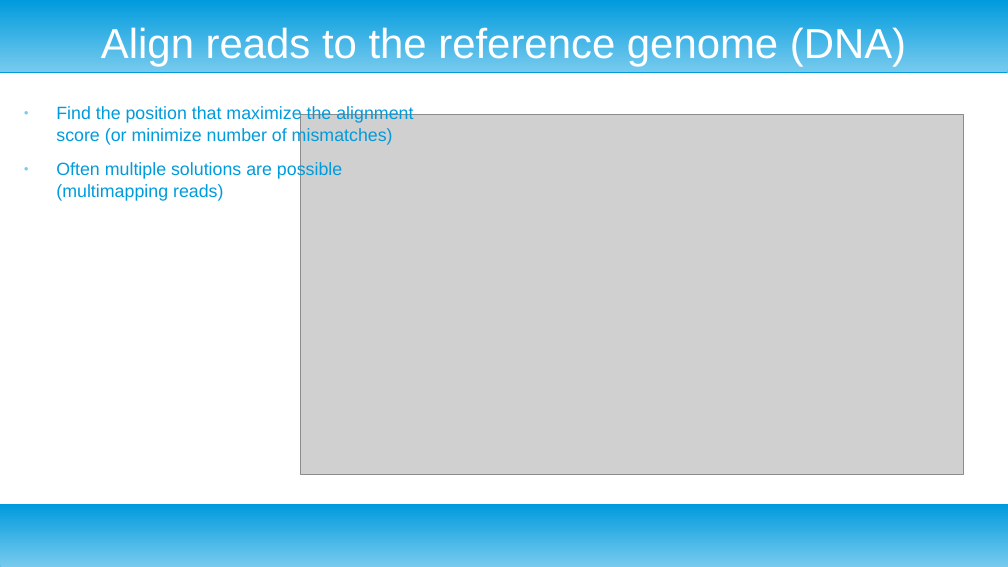
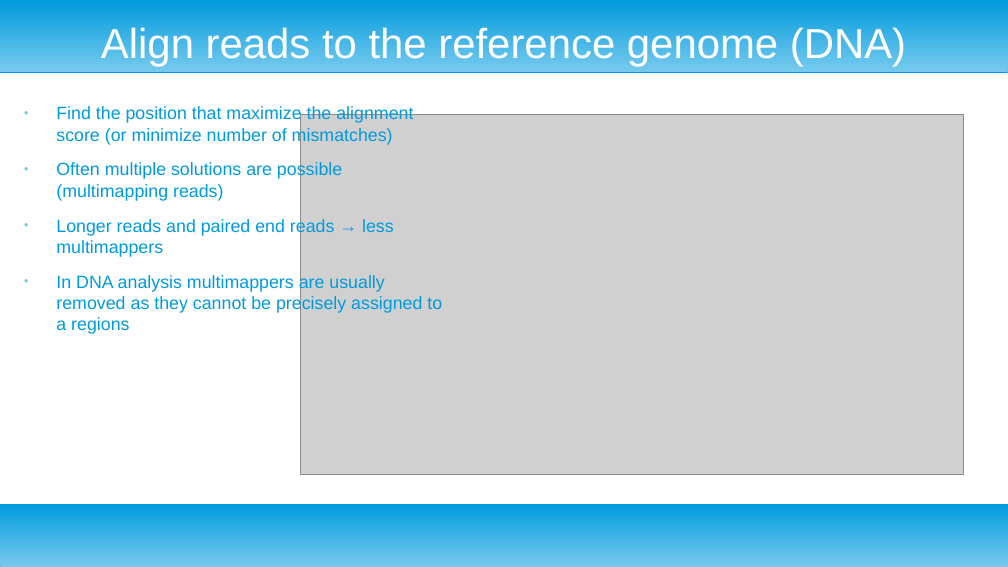
Before and after one commit to ngualand/Introduction_to_bioinformatics, a slide deck: slide 3 of Slides/Mapping files and common genomic arithmetics.odp. Drawn at 1008x567 pixels with LibreOffice and Linux fonts; fonts in the diff are those of the drawing; grey boxes stand for pictures. Boxes give left, top, right and bottom in pixels: in the first picture for what was removed or moved away, otherwise in the second. Text is boxed around its words. In the diff, an @@ line names an element or a change of style, - is before the commit and + after.

```diff
--- a/Slides/Mapping files and common genomic arithmetics.odp
+++ b/Slides/Mapping files and common genomic arithmetics.odp
@@ text at bbox=[56, 218, 442, 334]: paragraphs added @@
+● Longer reads and paired end reads → less multimappers
+● In DNA analysis multimappers are usually removed as they cannot be precisely assigned to a regions
```
Also in this commit, not shown: 7 other slides changed, 3 other files.
